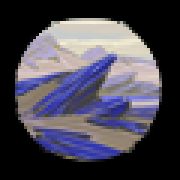
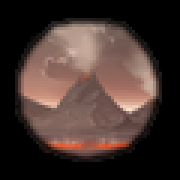
Layered file, before and after one edit (w=180, h=180). Changes by layer:
moved "Layer 1" above "Layer 3", painted on it over [15, 18, 162, 162]
moved "Layer 3" above "Layer 2", painted on it over [15, 18, 162, 162]
painted on "Layer 2" over [15, 18, 162, 162]
painted on "Background" over [15, 18, 162, 162]
